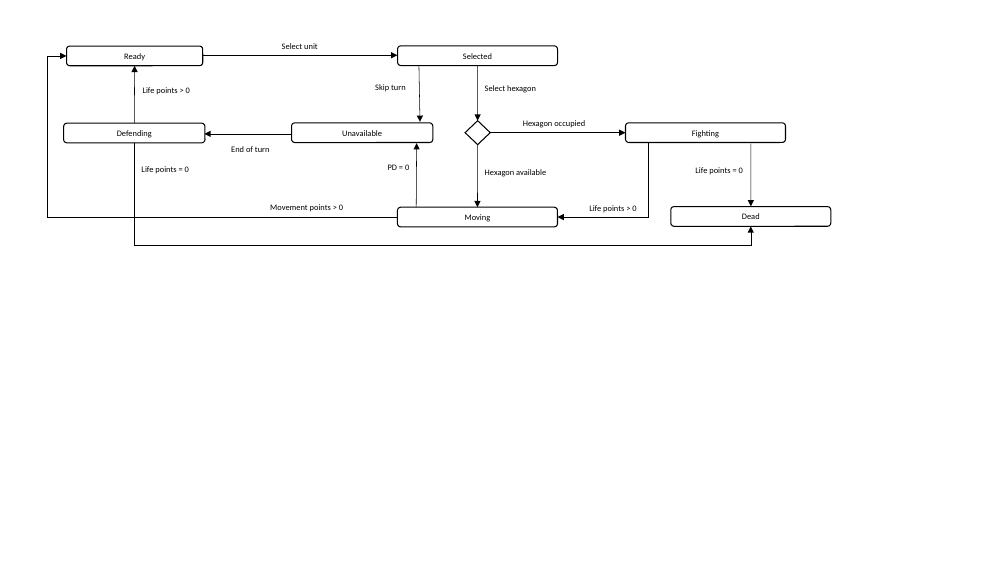
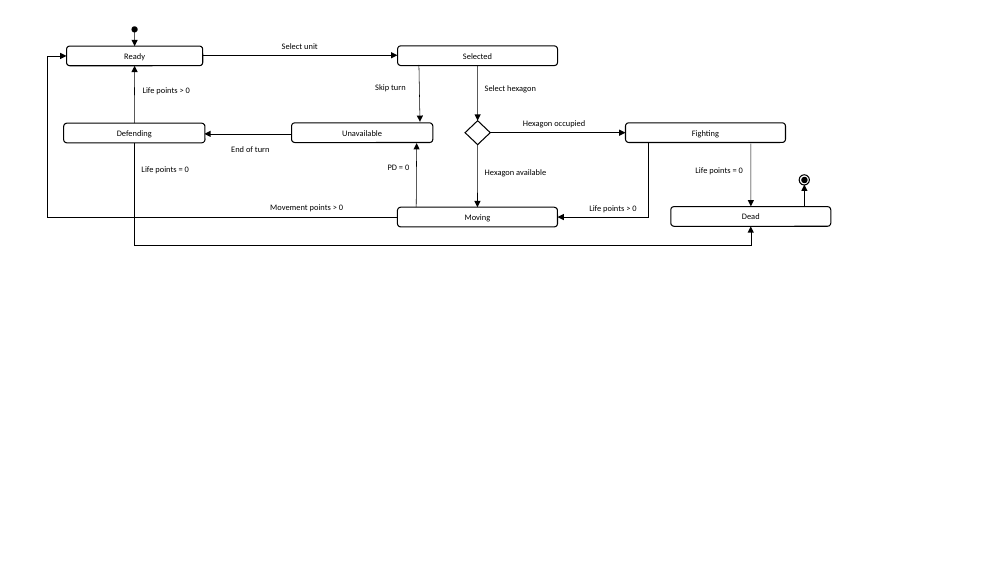
Before and after one commit to SuperValou/BedBihan, a slide deck: slide 1 of report/modelisation/figure/unit_lifecycle.pptx. Drawn at 1008x567 pixels with LibreOffice and Linux fonts; fonts in the diff are those of the drawing. Boxes give left, top, right and bottom in pixels: in the first picture for what was removed or moved away, otherwise in the second. Text is boxed around its words. In the diff, an @@ line names an element or a change of style, - is before the commit and + after.

```diff
--- a/report/modelisation/figure/unit_lifecycle.pptx
+++ b/report/modelisation/figure/unit_lifecycle.pptx
@@ double arrow added from (135, 29) to (135, 46), #000000 0.5 pt @@
@@ ellipse added at <box>799,175,810,185</box>, outline #000000 1 pt @@
@@ ellipse added at <box>802,178,808,183</box>, fill #000000, outline #000000 1 pt @@
@@ arrow added from (805, 206) to (805, 185), #000000 0.5 pt @@
```
Also in this commit, not shown: 32 other files.
